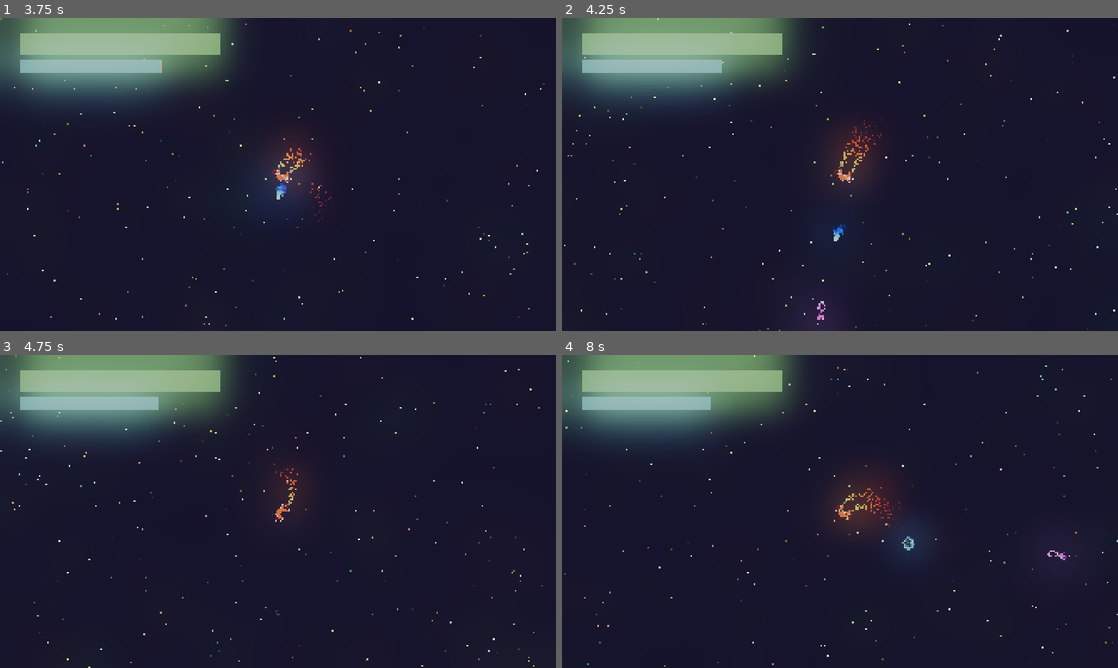
Above: before the commit, frames 1-4 (two rows, left to right).
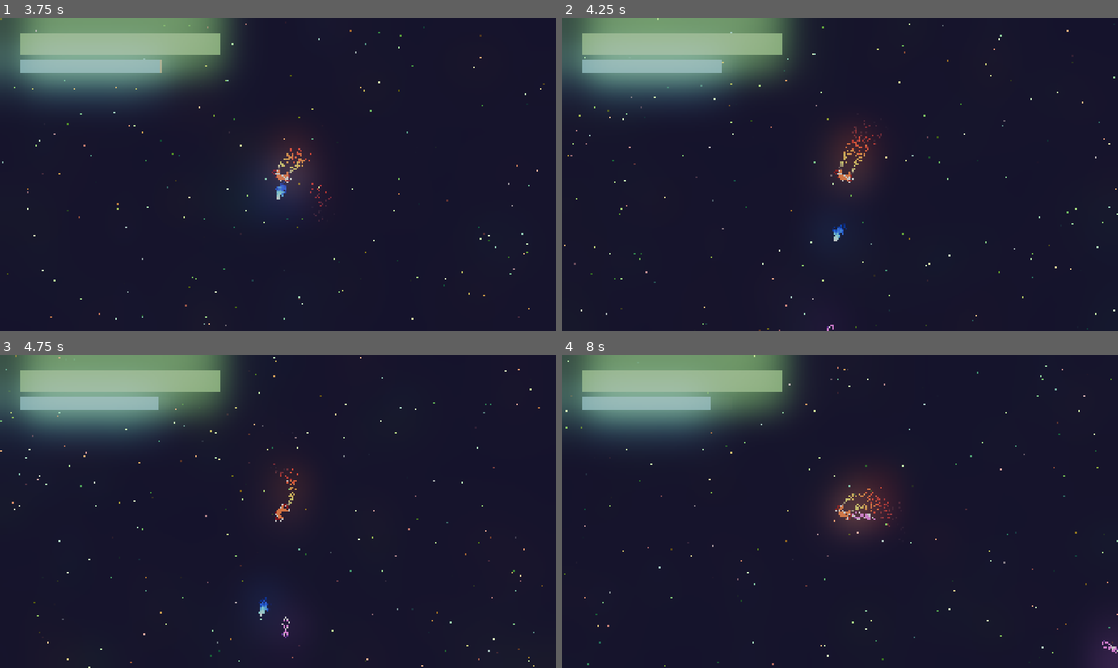
Above: after the commit, the same moments.

Repository: Lunix-420/OrbitOfPain
Game: Godot game, scene res://scenes/World.tscn
Two runs of this game, one before a commit and one after it. Both use one fixed random seed, a clock stepped at 60 frames per second and the inputs below. Sound files missing from this copy of the repository are replaced by a short silence.
Inputs:
- Up to frame 1 (3.75 s): click "START" at 0.5 s; hold D (move_right) 1.28-2.03 s; tap Space (action_shoot) at 1.35, 3.6 s; hold S (move_backwards) 2.03-2.78 s; tap E (move_turn_ccw) at 2.1 s; hold D (move_right) 2.78-3.53 s; hold Q (move_turn_cw) 2.78-3.53 s; hold W (move_forward) from 3.53 s (still down)
- Up to frame 2 (4.25 s): keep holding W (move_forward)
- Up to frame 3 (4.75 s): release W (move_forward) at 4.28 s; hold A (move_left) from 4.28 s (still down); hold E (move_turn_ccw) from 4.28 s (still down)
- Up to frame 4 (8 s): release E (move_turn_ccw) at 5.03 s; tap Q (move_turn_cw) at 5.1 s; release A (move_left) at 5.78 s; hold S (move_backwards) 5.78-6.53 s; tap Space (action_shoot) at 5.85 s; hold D (move_right) 6.53-7.28 s; tap E (move_turn_ccw) at 6.6 s; hold W (move_forward) from 7.28 s (still down); hold Q (move_turn_cw) from 7.28 s (still down)

Frame 1 is identical in both runs. In frame 2, less than 0.1% of the frame differs, in the area x 45-49%, y 90-100%; in frame 3, 0.1%; in frame 4, 0.4%, in the area x 52-100%, y 50-100%.

Commit message:
feat: Add enemy death sound effect

Diff:
--- a/scenes/Enemy.tscn
+++ b/scenes/Enemy.tscn
@@ -1,11 +1,62 @@
-[gd_scene load_steps=4 format=3 uid="uid://dq44tpy22jtkp"]
+[gd_scene load_steps=12 format=3 uid="uid://dq44tpy22jtkp"]
 
 [ext_resource type="Texture2D" uid="uid://cyt6gisrtkt4w" path="res://ships/02.png" id="1_3gvst"]
 [ext_resource type="Script" uid="uid://bgpwgvnomb7if" path="res://scripts/enemy.gd" id="1_55jtl"]
+[ext_resource type="AudioStream" uid="uid://r5w3apkb3ns3" path="res://sounds/death.mp3" id="3_mpr68"]
 
 [sub_resource type="CapsuleShape2D" id="CapsuleShape2D_55jtl"]
 radius = 31.0
 height = 146.0
+
+[sub_resource type="Curve" id="Curve_ft8do"]
+_limits = [0.0, 360.0, 0.0, 1.0]
+_data = [Vector2(0, 360), 0.0, -597.477, 0, 0, Vector2(1, 0), 86.8662, 0.0, 0, 0]
+point_count = 2
+
+[sub_resource type="CurveTexture" id="CurveTexture_6o7x5"]
+curve = SubResource("Curve_ft8do")
+
+[sub_resource type="Gradient" id="Gradient_5wwv6"]
+offsets = PackedFloat32Array(0, 0.483721, 0.697674, 1)
+colors = PackedColorArray(1, 1, 1, 1, 1, 1, 0, 1, 1, 0, 0, 1, 0.640937, 0, 0.211502, 0)
+
+[sub_resource type="GradientTexture1D" id="GradientTexture1D_rux61"]
+gradient = SubResource("Gradient_5wwv6")
+
+[sub_resource type="Curve" id="Curve_1vja8"]
+_limits = [0.0, 100.0, 0.0, 1.0]
+_data = [Vector2(0, 100), 0.0, -176.326, 0, 0, Vector2(1, 1), 0.0, 0.0, 0, 0]
+point_count = 2
+
+[sub_resource type="CurveTexture" id="CurveTexture_jrpcv"]
+curve = SubResource("Curve_1vja8")
+
+[sub_resource type="ParticleProcessMaterial" id="ParticleProcessMaterial_iwav8"]
+lifetime_randomness = 0.3
+particle_flag_disable_z = true
+angle_min = 1.07288e-05
+angle_max = 360.0
+spread = 180.0
+initial_velocity_min = 500.0
+initial_velocity_max = 1000.0
+angular_velocity_min = -1.00002
+angular_velocity_max = 0.999984
+angular_velocity_curve = SubResource("CurveTexture_6o7x5")
+orbit_velocity_min = 9.49949e-08
+orbit_velocity_max = 9.49949e-08
+gravity = Vector3(0, 0, 0)
+radial_accel_min = -35.59
+radial_accel_max = -35.59
+damping_min = 20.0
+damping_max = 30.0
+damping_curve = SubResource("CurveTexture_jrpcv")
+scale_min = 0.1
+scale_max = 10.0
+color_ramp = SubResource("GradientTexture1D_rux61")
+hue_variation_min = -0.1
+hue_variation_max = -2.23517e-08
+turbulence_noise_strength = 0.0
+turbulence_noise_scale = 7.86
 
 [node name="CharacterBody2D" type="CharacterBody2D"]
 script = ExtResource("1_55jtl")
@@ -17,3 +68,15 @@
 [node name="CollisionShape2D" type="CollisionShape2D" parent="."]
 position = Vector2(0, -26)
 shape = SubResource("CapsuleShape2D_55jtl")
+
+[node name="Explosion" type="GPUParticles2D" parent="."]
+emitting = false
+amount = 1000
+lifetime = 0.65
+one_shot = true
+explosiveness = 0.8
+fixed_fps = 60
+process_material = SubResource("ParticleProcessMaterial_iwav8")
+
+[node name="Sfx" type="AudioStreamPlayer2D" parent="Explosion"]
+stream = ExtResource("3_mpr68")
--- a/scenes/Explosion.tscn
+++ b/scenes/Explosion.tscn
@@ -1,5 +1,3 @@
-[gd_scene format=3 uid="uid://cgsi1mmd2w42i"]
+[gd_scene format=3 uid="uid://bcy1aiterx6vc"]
 
 [node name="Explosion" type="Node2D"]
-
-[node name="GPUParticles2D" type="GPUParticles2D" parent="."]
--- a/scripts/enemy.gd
+++ b/scripts/enemy.gd
@@ -1,7 +1,10 @@
 extends CharacterBody2D
 
+@onready var explosion: GPUParticles2D = get_node("Explosion")
+
+const EXPLOSION_GAIN: float = -0.0
+
 var player: CharacterBody2D
-
 var shoot_timer: float = -5.0
 
 func _ready():
@@ -25,6 +28,13 @@
 		shoot_timer = 0.0
 
 func take_damage() -> void:
+	var explosion_clone = explosion.duplicate()
+	explosion_clone.emitting = true
+	var sfx_clone = explosion_clone.get_node("Sfx")
+	sfx_clone.volume_db = GlobalState.sfx_volume + EXPLOSION_GAIN
+	get_parent().add_child(explosion_clone)
+	explosion_clone.global_position = global_position
+	sfx_clone.play()
 	spawn_energy()
 	queue_free()
 
--- a/scripts/spawner.gd
+++ b/scripts/spawner.gd
@@ -1,7 +1,8 @@
 extends Node2D
 
 var spawn_timer: float = 5.0
-var spawn_interval: float = 5.0
+var spawn_interval: float = 6.0
+var interval_change: float = 0.99
 var SPAWN_DISTANCE: float = 2000.0
 
 func _process(delta: float) -> void:
@@ -13,6 +14,7 @@
 		spawn_timer = 0.0
 
 func spawn_enemy() -> void:
+	spawn_interval *= interval_change
 	var spawn_point = get_spawn_point()
 	var enemy = preload("res://scenes/Enemy.tscn").instantiate()
 	enemy.position = spawn_point
